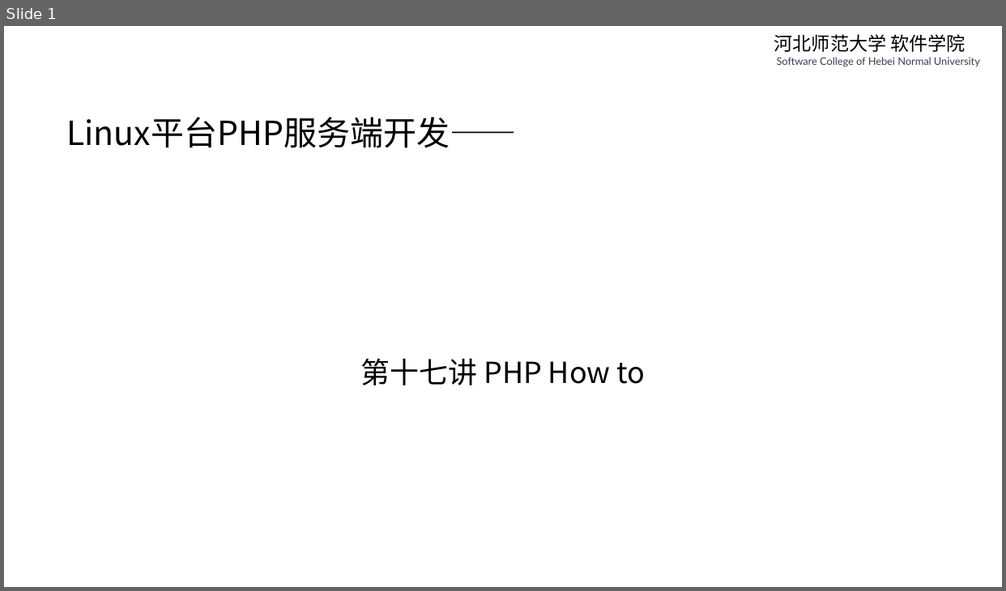
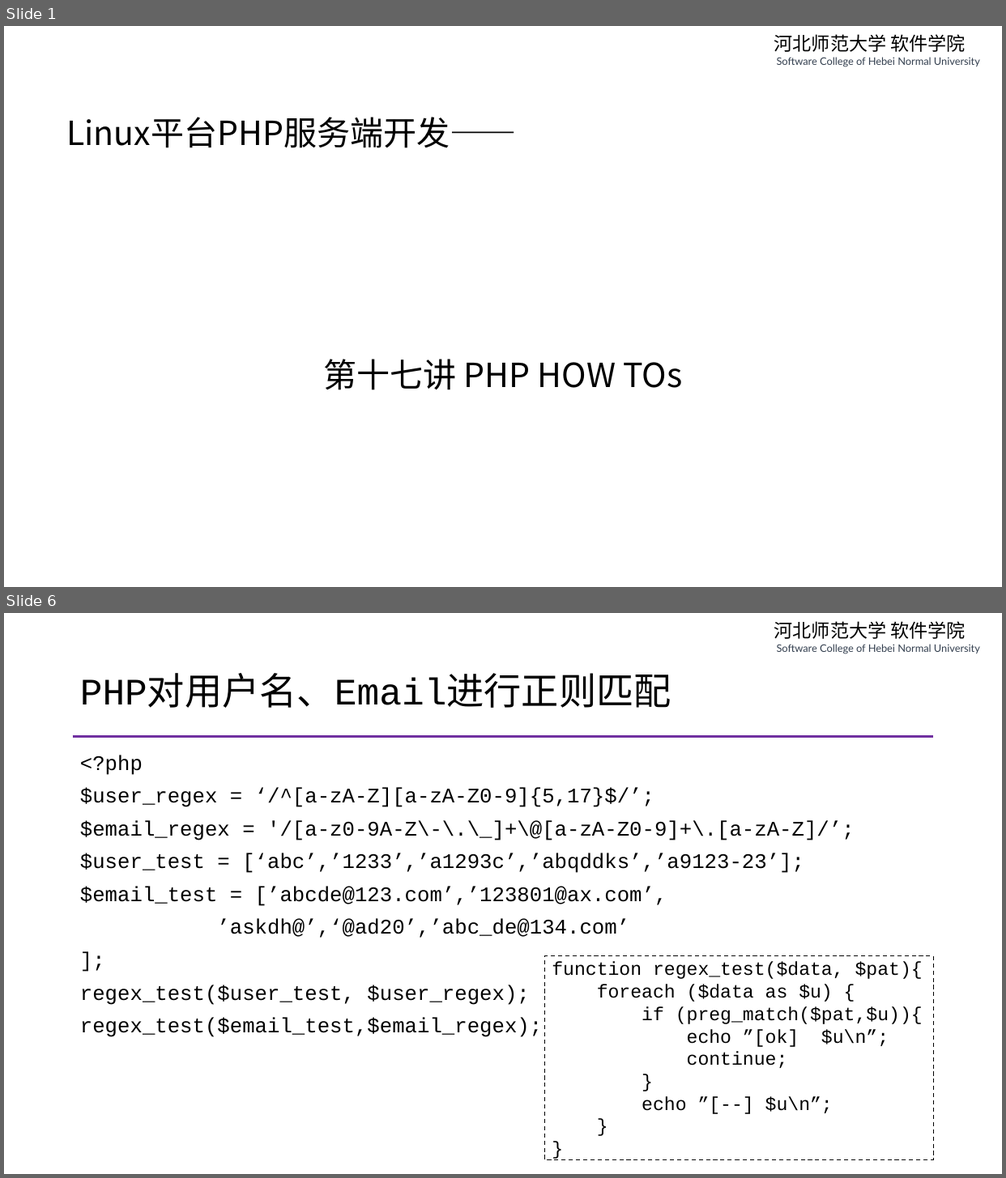
Before and after one commit to edu2act/course-php-serverside-development-on-linux, a slide deck: materials/slides/ch17-php-how-to.pptx. Shown one above the other, each under a label of ours: slide 1 before the commit, slides 1 and 6 after it; the slides between them are not shown. The pictures are 1006x591 and 1006x1178 pixels, drawn with LibreOffice and Linux fonts; fonts in the diff are those of the drawing. Boxes give left, top, right and bottom in pixels: in the first picture for what was removed or moved away, otherwise in the second. Text is boxed around its words. In the diff, an @@ line names an element or a change of style, - is before the commit and + after.

```diff
--- a/materials/slides/ch17-php-how-to.pptx
+++ b/materials/slides/ch17-php-how-to.pptx
@@ slide 6 added at (4,613,1002,1174), background #FFFFFF; not listed: 1 template element that a slide beside it also shows @@
@@ title added at (80,678,671,708), 36 pt, text #000000 @@
+PHP对用户名、Email进行正则匹配
@@ line added from (73, 736) to (934, 736), #7030A0 2.25 pt @@
@@ text added at (80,755,854,1037), 20 pt, text #000000 @@
+<?php
+$user_regex = ‘/^[a-zA-Z][a-zA-Z0-9]{5,17}$/’;
+$email_regex = '/[a-z0-9A-Z\-\.\_]+\@[a-zA-Z0-9]+\.[a-zA-Z]/’;
+$user_test = [‘abc’,’1233’,’a1293c’,’abqddks’,’a9123-23’];
+$email_test = [’abcde@123.com’,’123801@ax.com’,
+’askdh@’,‘@ad20’,’abc_de@134.com’
+];
+regex_test($user_test, $user_regex);
+regex_test($email_test,$email_regex);
@@ rectangle added at (544,956,934,1161), fill #FFFFFF, outline #000000 1 pt dashed, 18 pt, text #000000 @@
+function regex_test($data, $pat){
+foreach ($data as $u) {
+if (preg_match($pat,$u)){
+echo ”[ok] $u\n”;
+continue;
+}
+echo ”[--] $u\n”;
+}
+}
@@ slide 1 changed as well @@
@@ text at (323,359,682,390): text changed; size 28 to 32 pt @@
-第十七讲 PHP How to
+第十七讲 PHP HOW TOs
```
Also in this commit, not shown: 8 other slides changed, 2 other slides added, 3 slides removed, 14 other files.
